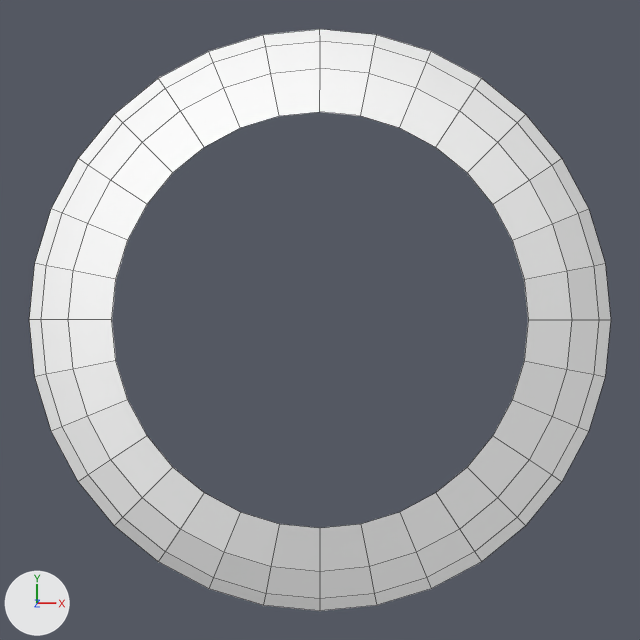
Renders of the Blender file src/assets/scenes/Play.blend from each side of a commit.
The view is the same before and after, from a 50 mm lens placed at (0.0, 0.0, 10.78), pointed at (0.0, 0.0, 1.14). The axes (+X, +Y, +Z) are drawn at lower left. The lights are the same throughout. Mesh edges are drawn as thin lines.

Objects in the first picture: 'StarsParticleEmitter'.
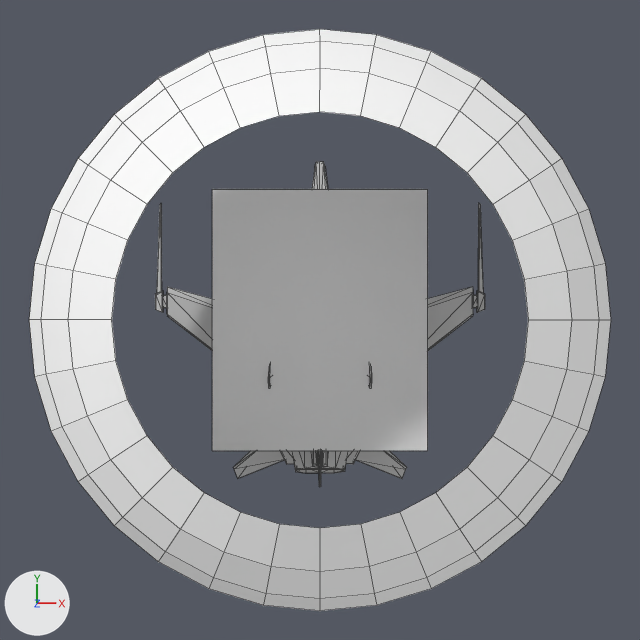
ob_shipcollider is not drawn itself; it is the parent of ob_shipreactormodel, ob_shipmodel.

Boxes (x1, y1, x2, y2) around the edits, measured in the pictures (640 x 640 px):
'Ship', added: after (155, 162, 485, 487)

The change, as a diff of the scene's bpy script:
```diff
--- a/src/assets/scenes/Play.blend.py
+++ b/src/assets/scenes/Play.blend.py
@@ mat_ship_material @@
+mat_ship_material = diffuse_material('Ship_material')
+mat_ship_material.base_color = (0.584, 0.584, 0.584)  # light grey #c9c9c9
@@ me_shipreactor_mesh @@
+me_shipreactor_mesh.from_pydata([(0.0, -1.755, -0.104), (-0.281, -1.76, -0.114), (-0.179, -1.818, -0.223), (-0.281, -1.795, -0.18), (0.0, -1.818, -0.223), (0.281, -1.795, -0.18), (0.179, -1.818, -0.223), (0.281, -1.76, -0.114)], [], [(2, 1, 3), (2, 4, 0), (0, 1, 2), (6, 5, 7), (6, 7, 0), (0, 4, 6)])
+me_shipreactor_mesh.materials.append(mat_ship_material)  # light grey #c9c9c9
@@ me_cube @@
+me_cube.from_pydata(...)  # a box spanning x -1.24..1.24, y -1.51..1.51, z -0.52..0.52
@@ me_ship_mesh @@
+me_ship_mesh.from_pydata(...)  # 286 vertices, 424 faces; spans x -1.99..1.99, y -1.95..1.95, z -0.26..0.65
+me_ship_mesh.materials.append(mat_ship_material)  # light grey #c9c9c9
@@ col_ship @@
 col_ship = bpy.data.collections.new('Ship')
+col_ship.objects.link(ob_shipcollider)
+col_ship.objects.link(ob_shipreactormodel)
+col_ship.objects.link(ob_shipmodel)
@@ ob_shipreactormodel @@
+ob_shipreactormodel = bpy.data.objects.new('ShipReactorModel', me_shipreactor_mesh)
+ob_shipreactormodel.parent = ob_shipcollider
+ob_shipreactormodel.location = (0.0, 0.0, 0.0)
@@ ob_shipcollider @@
+ob_shipcollider = bpy.data.objects.new('ShipCollider', me_cube)
+ob_shipcollider.location = (0.0, 0.0, 0.0)
@@ ob_shipmodel @@
+ob_shipmodel = bpy.data.objects.new('ShipModel', me_ship_mesh)
+ob_shipmodel.parent = ob_shipcollider
+ob_shipmodel.location = (0.0, 0.0, 0.0)
```
